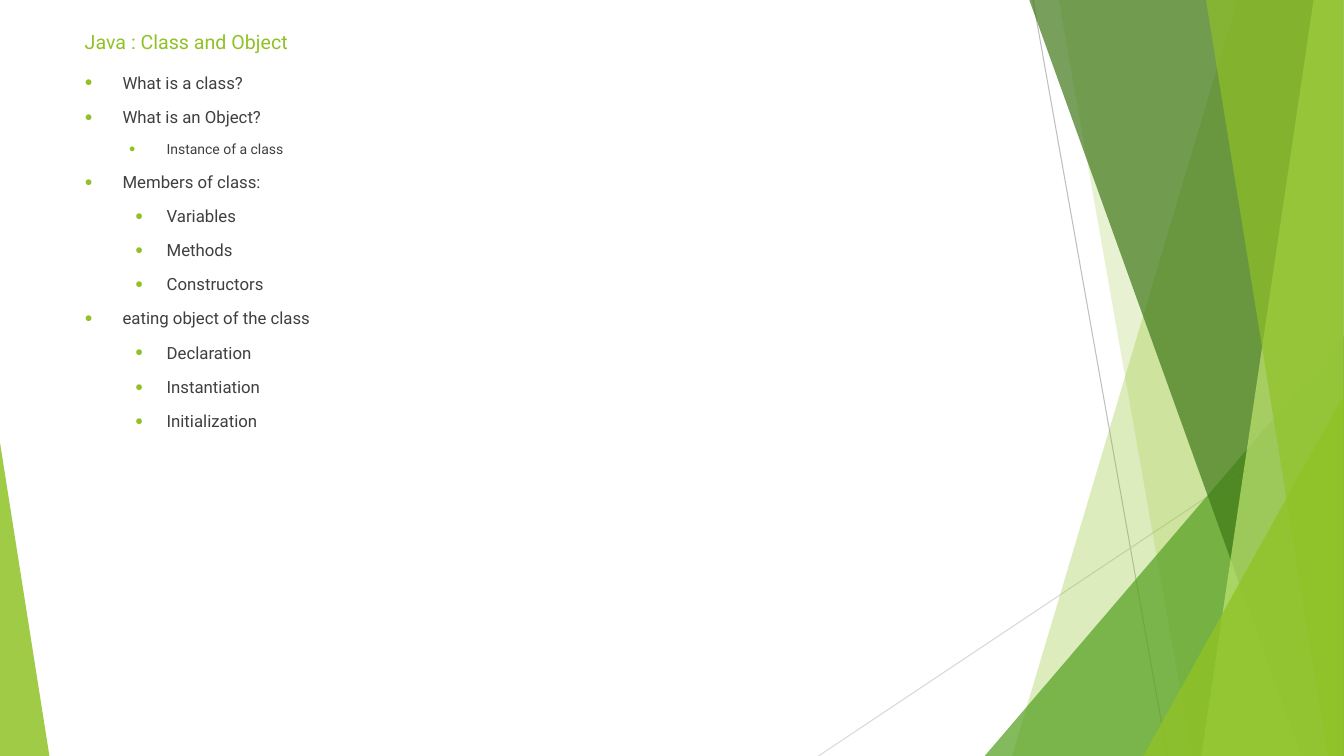
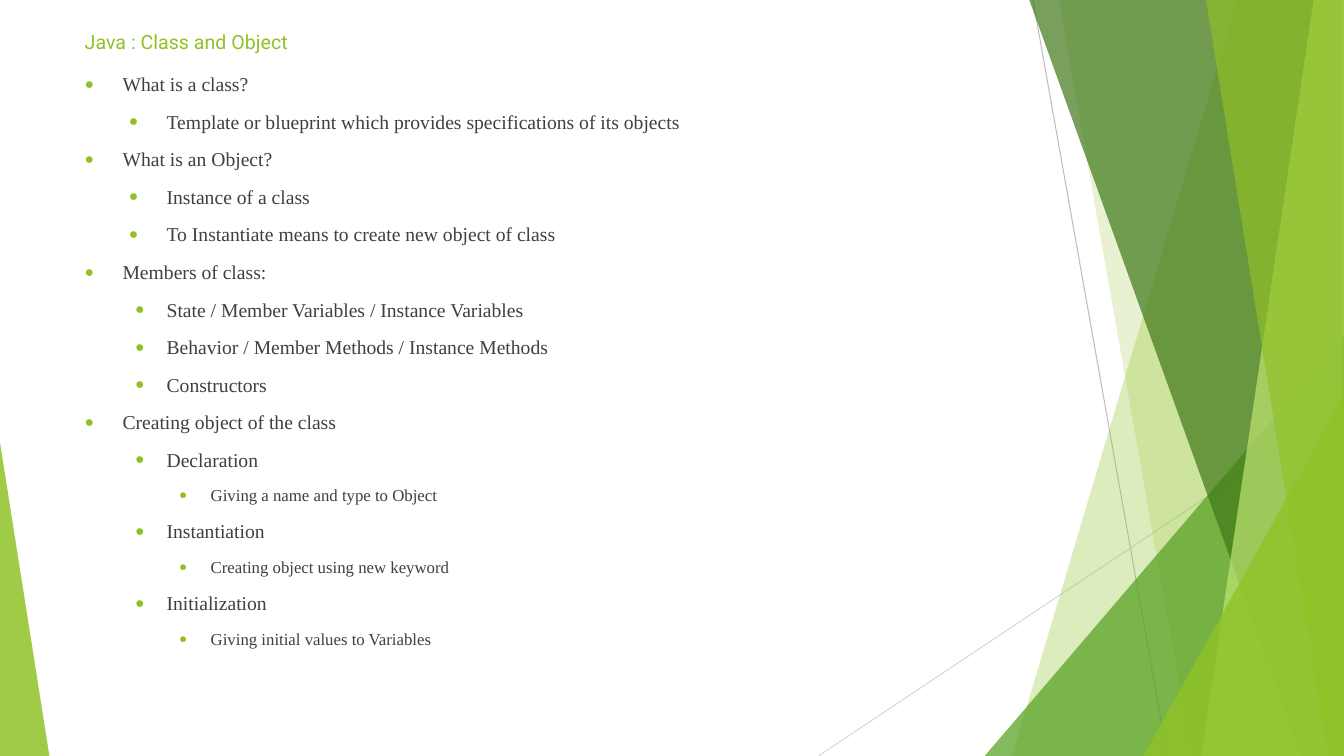
Before and after one commit to sidissir/mk-java-training, a slide deck: slide 18 of AutomationPPT.pptx (slide 17 before the commit). Drawn at 1344x756 pixels with LibreOffice and Linux fonts; fonts in the diff are those of the drawing. Boxes give left, top, right and bottom in pixels: in the first picture for what was removed or moved away, otherwise in the second. Text is boxed around its words. In the diff, an @@ line names an element or a change of style, - is before the commit and + after.

Commit message:
Java day 5

```diff
--- a/AutomationPPT.pptx
+++ b/AutomationPPT.pptx
@@ text at (123, 77, 310, 610): size 12 to 14 pt in "What is a class?", "What is an Object?", "Members of class:", "Constructors" and 3 more places; font Roboto to Times New Roman in "What is a class?", "What is an Object?", "Instance of a class", "Members of class:" and 4 more places; size 10 to 14 pt in "Instance of a class" @@
@@ text at (167, 115, 680, 133): paragraph added @@
+  ● Template or blueprint which provides specifications of its objects
@@ text at (167, 227, 555, 245): paragraph added @@
+  ● To Instantiate means to create new object of class
@@ text at (167, 303, 548, 354): text changed; size 12 to 14 pt; font Roboto to Times New Roman @@
-  ● Variables
-  ● Methods
+  ● State / Member Variables / Instance Variables
+  ● Behavior / Member Methods / Instance Methods
@@ text at (123, 415, 336, 434): text changed; size 12 to 14 pt; font Roboto to Times New Roman @@
-● eating object of the class
+● Creating object of the class
@@ text at (211, 489, 437, 505): paragraph added @@
+    ● Giving a name and type to Object
@@ text at (211, 561, 449, 577): paragraph added @@
+    ● Creating object using new keyword
@@ text at (211, 633, 431, 649): paragraph added @@
+    ● Giving initial values to Variables
```
Also in this commit, not shown: 22 other slides changed, 2 slides added, 1 slide removed, 9 other files.
